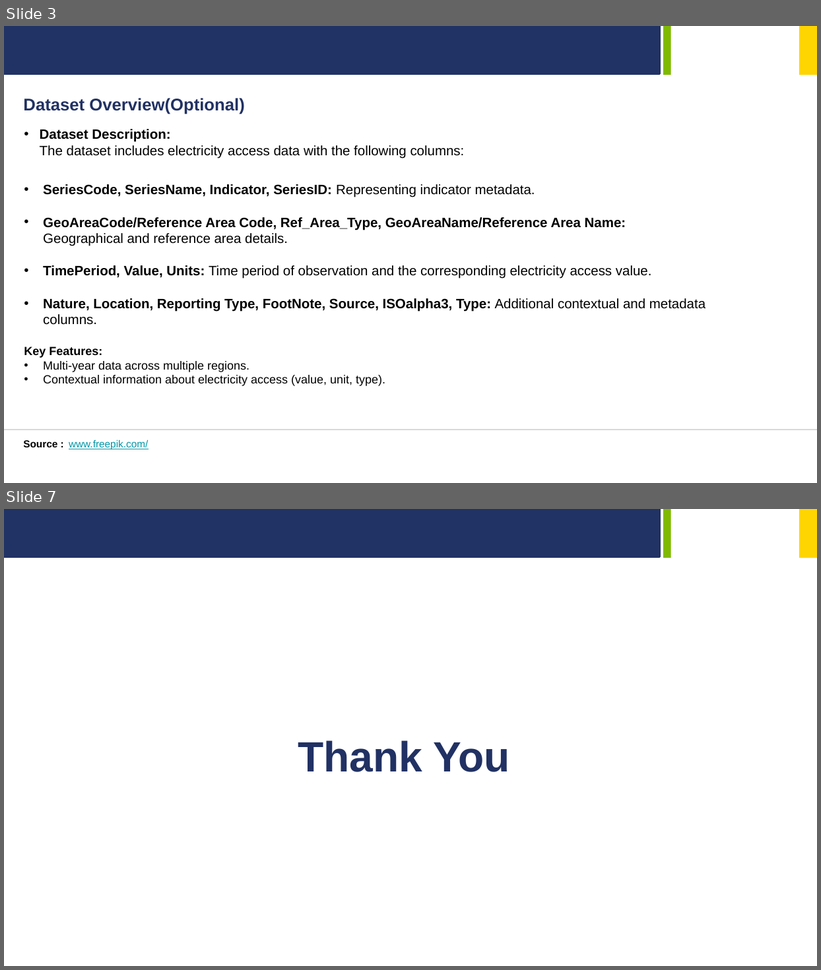
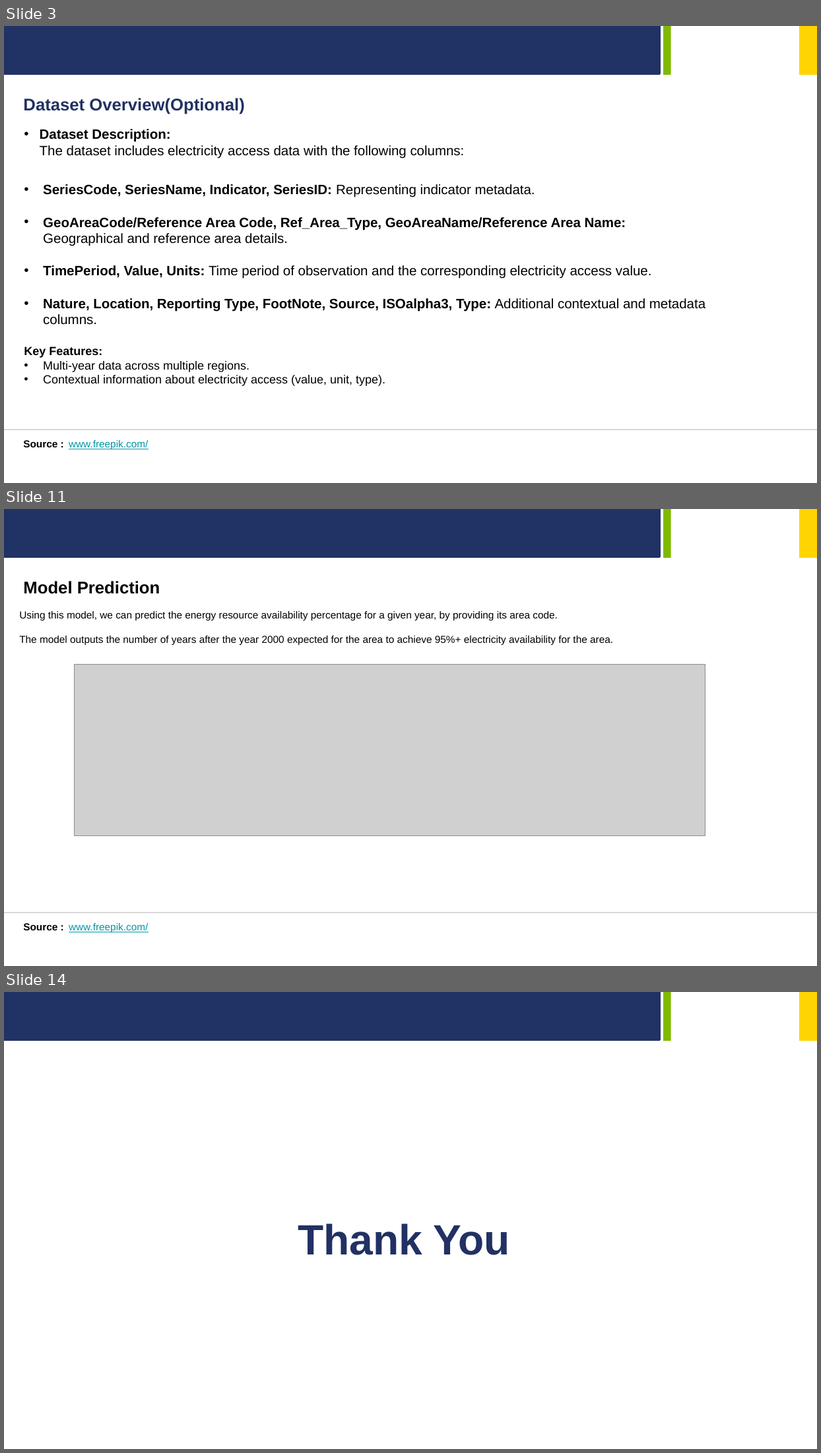
Before and after one commit to MrSaltyFish/gskillsWorkshopAI, a slide deck: finalProject/GreenSkills-AI-Case-Study.pptx. Shown one above the other, each under a label of ours: slides 3 and 7 before the commit, slides 3, 11 and 14 after it; the slides between them are not shown. The pictures are 821x970 and 821x1453 pixels, drawn with LibreOffice and Linux fonts; fonts in the diff are those of the drawing; grey boxes stand for pictures; background and template pictures are left out. Boxes give left, top, right and bottom in pixels: in the first picture for what was removed or moved away, otherwise in the second. Text is boxed around its words. In the diff, an @@ line names an element or a change of style, - is before the commit and + after.

```diff
--- a/finalProject/GreenSkills-AI-Case-Study.pptx
+++ b/finalProject/GreenSkills-AI-Case-Study.pptx
@@ slide 11 added at [4,509,817,966], background #FFFFFF; not listed: 3 template elements that a slide beside it also shows @@
@@ text added at [23,581,160,594], 20 pt, text #000000, bold @@
+Model Prediction
@@ text added at [19,611,613,646], 12 pt, text #000000 @@
+Using this model, we can predict the energy resource availability percentage for a given year, by providing its area code.
+The model outputs the number of years after the year 2000 expected for the area to achieve 95%+ electricity availability for the area.
@@ picture added at [75,665,706,836] @@
@@ line added from (4, 913) to (817, 913), #D9D9D9 1 pt @@
@@ text added at [23,923,57,931], 12 pt, text #000000, bold @@
+Source :
@@ text added at [69,923,148,933], 12 pt, text #0097A7, underline @@
+www.freepik.com/
@@ what was slide 7 is now slide 14 @@
```
Also in this commit, not shown: 3 slides changed, 7 other slides added, 1 slide removed, 13 other files.
